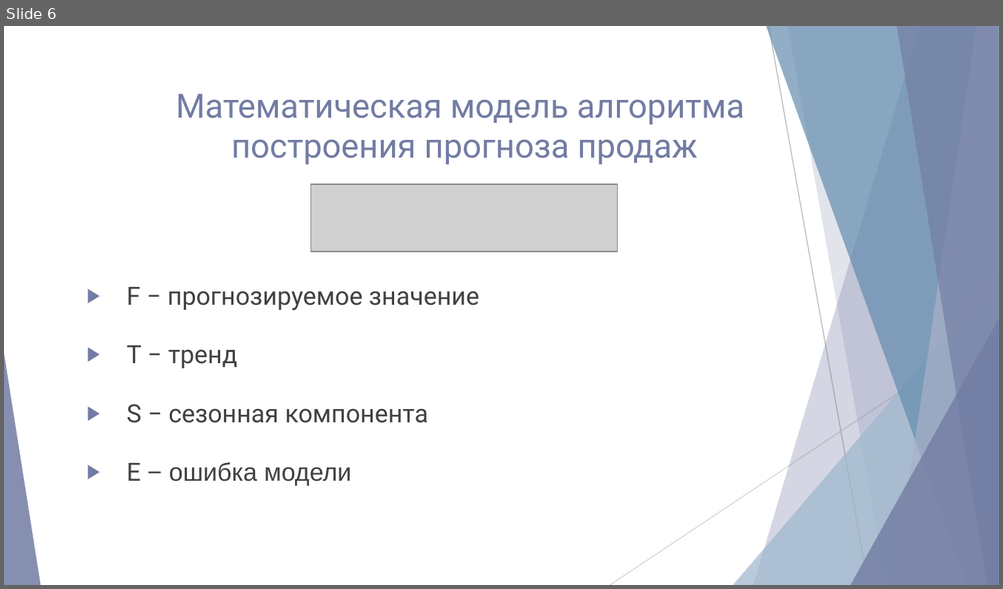
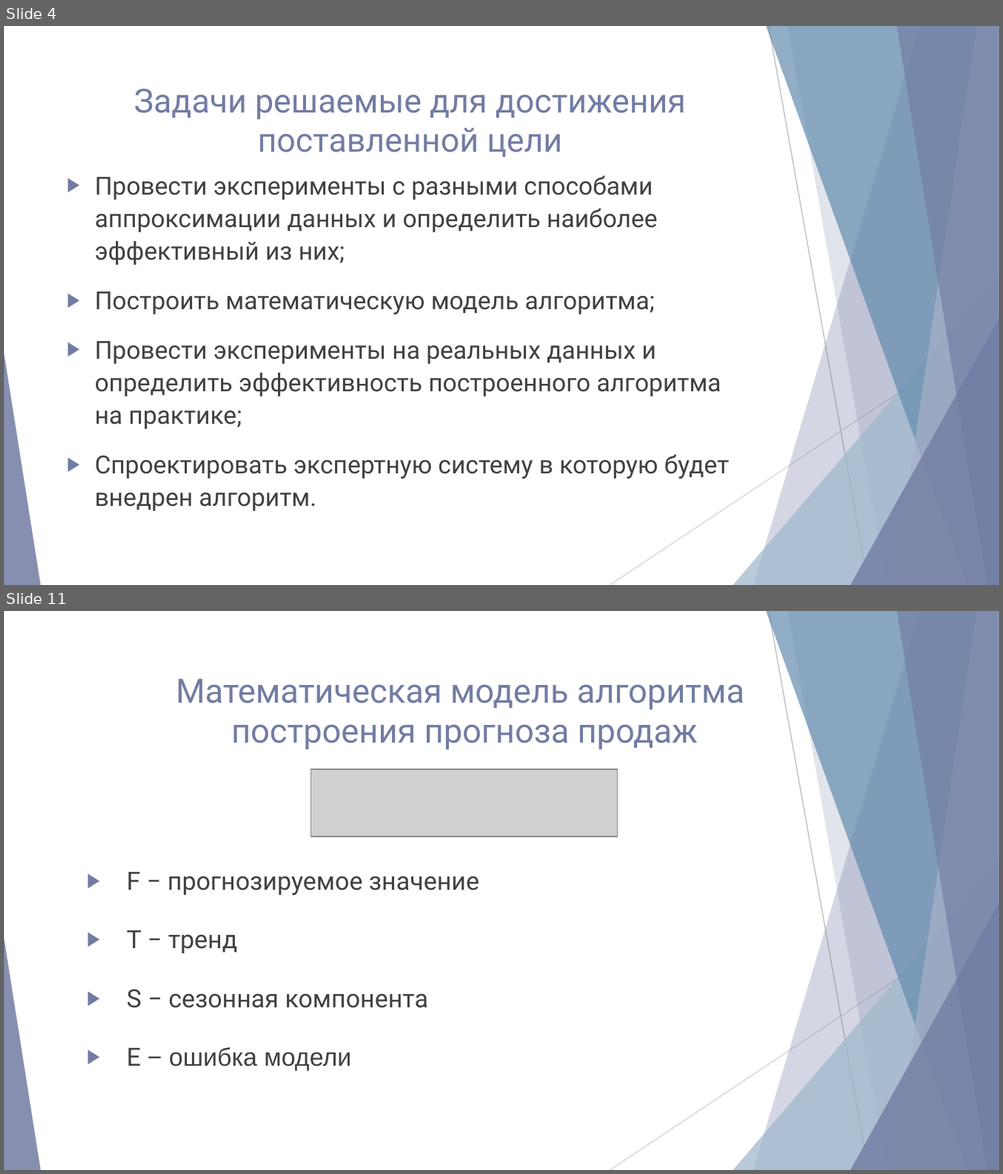
Before and after one commit to NG-Studio-Development/Dissertation, a slide deck: Диссертация/Презентация/Акимов Николай.pptx. Shown one above the other, each under a label of ours: slide 6 before the commit, slides 4 and 11 after it; the slides between them are not shown. The pictures are 1003x589 and 1003x1174 pixels, drawn with LibreOffice and Linux fonts; fonts in the diff are those of the drawing; grey boxes stand for pictures. Boxes give left, top, right and bottom in pixels: in the first picture for what was removed or moved away, otherwise in the second. Text is boxed around its words. In the diff, an @@ line names an element or a change of style, - is before the commit and + after.

```diff
--- a/Диссертация/Презентация/Акимов Николай.pptx
+++ b/Диссертация/Презентация/Акимов Николай.pptx
@@ slide 4 added at <box>4,26,999,585</box>, background #FFFFFF; not listed: 10 template elements that a slide beside it also shows @@
@@ title added at <box>134,89,686,157</box>, 24 pt, text #727CA3 @@
+Задачи решаемые для достижения поставленной цели
@@ text added at <box>95,175,729,511</box>, 18 pt, text #404040 @@
+▶ Провести эксперименты с разными способами аппроксимации данных и определить наиболее эффективный из них;
+▶ Построить математическую модель алгоритма;
+▶ Провести эксперименты на реальных данных и определить эффективность построенного алгоритма на практике;
+▶ Спроектировать экспертную систему в которую будет внедрен алгоритм.
@@ what was slide 6 is now slide 11 @@
```
Also in this commit, not shown: 12 slides changed, 10 other slides added, 10 slides removed, 11 other files.
